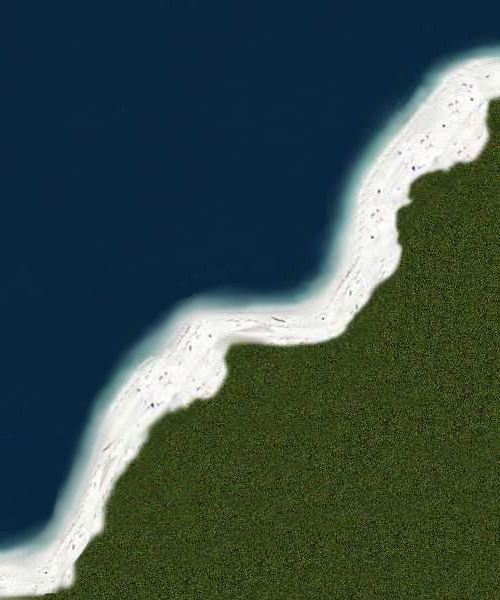
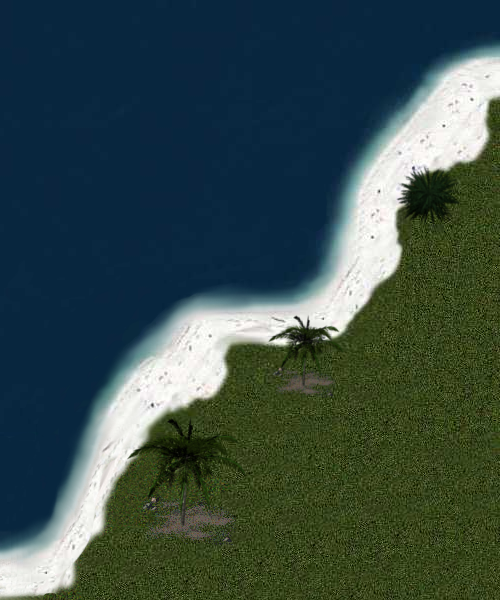
Layered file, before and after one edit (500px x 600px). Changes by layer:
added layer "Clipboard#3" above "Clipboard#4" over [267, 314, 344, 387]
added layer "Clipboard#4" above "New Layer" over [272, 366, 337, 402]
added layer "Clipboard#2" above "Clipboard#1" over [396, 165, 462, 228]
added layer "Clipboard#1" above "Clipboard" over [126, 416, 247, 527]
added layer "Clipboard" above "Background" over [141, 494, 237, 551]
